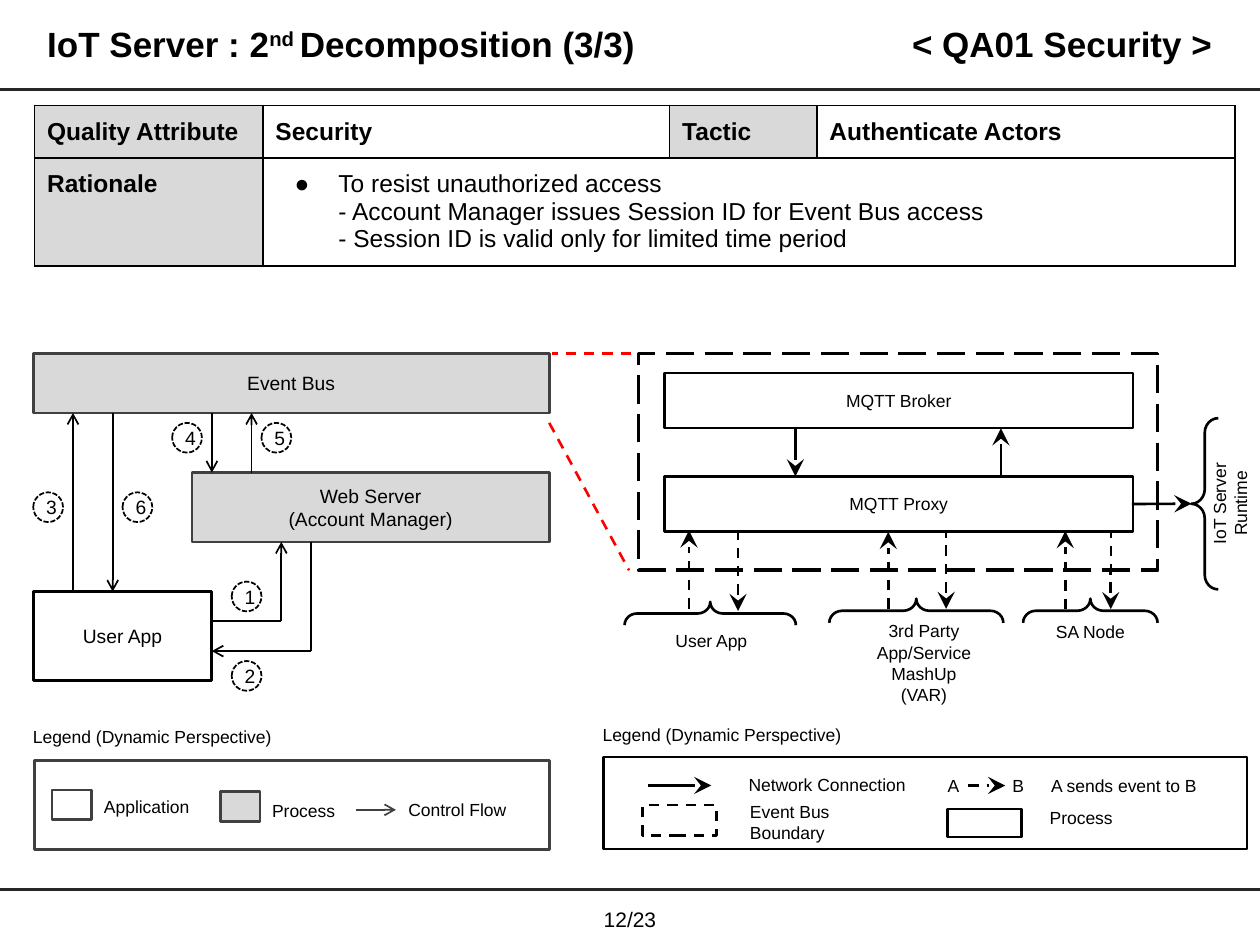
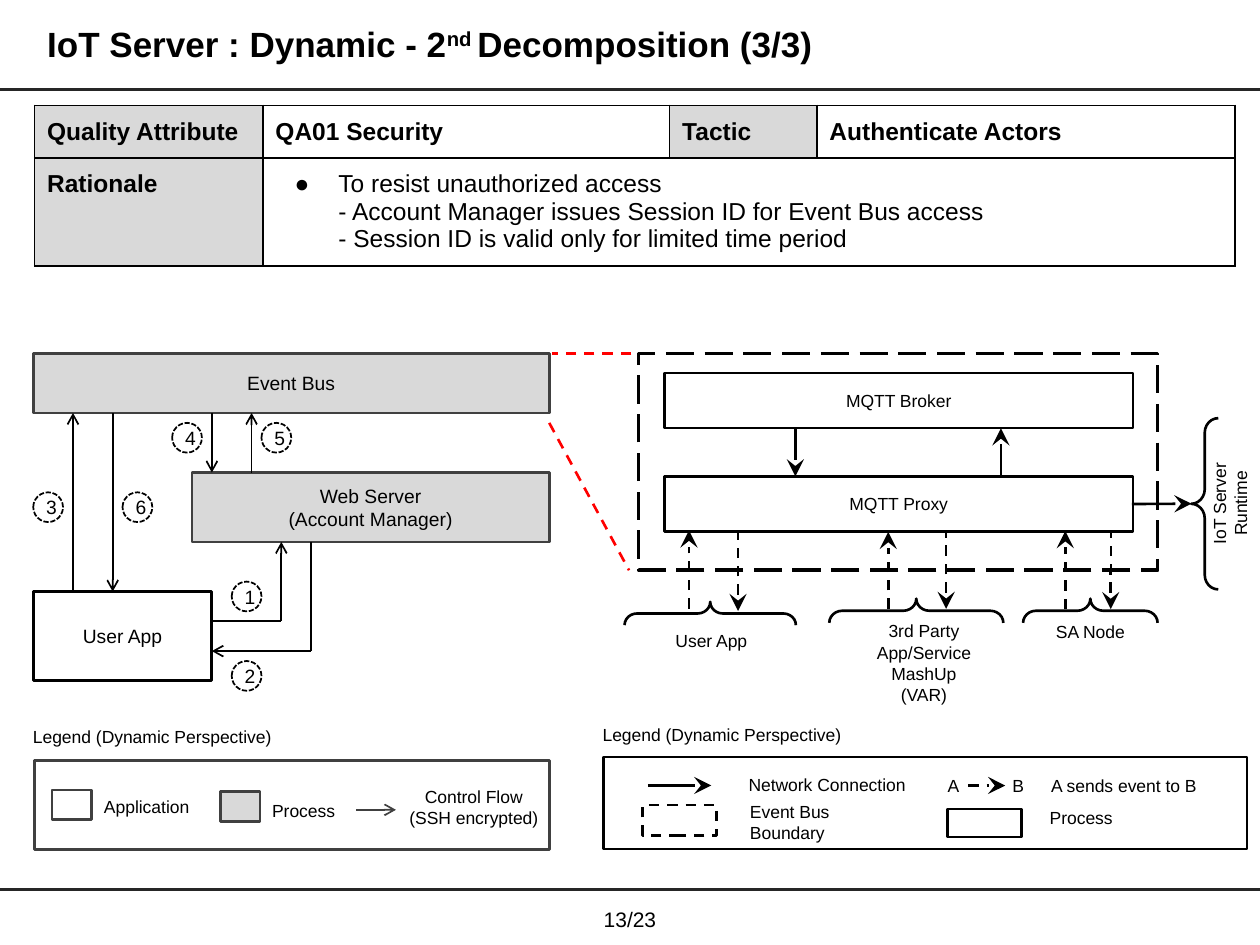
Before and after one commit to junggil/2015_CMU_StudioProject, a slide deck: slide 14 of DOCS/2015-06-24/Team1 Final presentation v0.99.pptx (slide 13 before the commit). Drawn at 1260x945 pixels with LibreOffice and Linux fonts; fonts in the diff are those of the drawing. Boxes give left, top, right and bottom in pixels: in the first picture for what was removed or moved away, otherwise in the second. Text is boxed around its words. In the diff, an @@ line names an element or a change of style, - is before the commit and + after.

```diff
--- a/DOCS/2015-06-24/Team1 Final presentation v0.99.pptx
+++ b/DOCS/2015-06-24/Team1 Final presentation v0.99.pptx
@@ title at <box>47,31,812,63</box>: text changed @@
-IoT Server : 2nd Decomposition (3/3)
+IoT Server : Dynamic - 2nd Decomposition (3/3)
@@ title removed at <box>942,31,1181,63</box> @@
-< QA01 Security >
@@ table at <box>34,106,1235,273</box> @@
-row 1, column 2: Security
+row 1, column 2: QA01 Security
@@ text "Control Flow": place and size @@
-text "Control Flow" at <box>408,803,506,816</box>
+text "Control Flow" at <box>409,790,538,828</box>
@@ text at <box>425,790,523,803</box>: alignment left to centre @@
@@ text at <box>409,811,538,828</box>: paragraph added @@
+(SSH encrypted)
@@ page number at <box>604,911,656,928</box>: text changed @@
-12/23
+13/23
```
Also in this commit, not shown: 21 other slides changed, 3 slides added.
